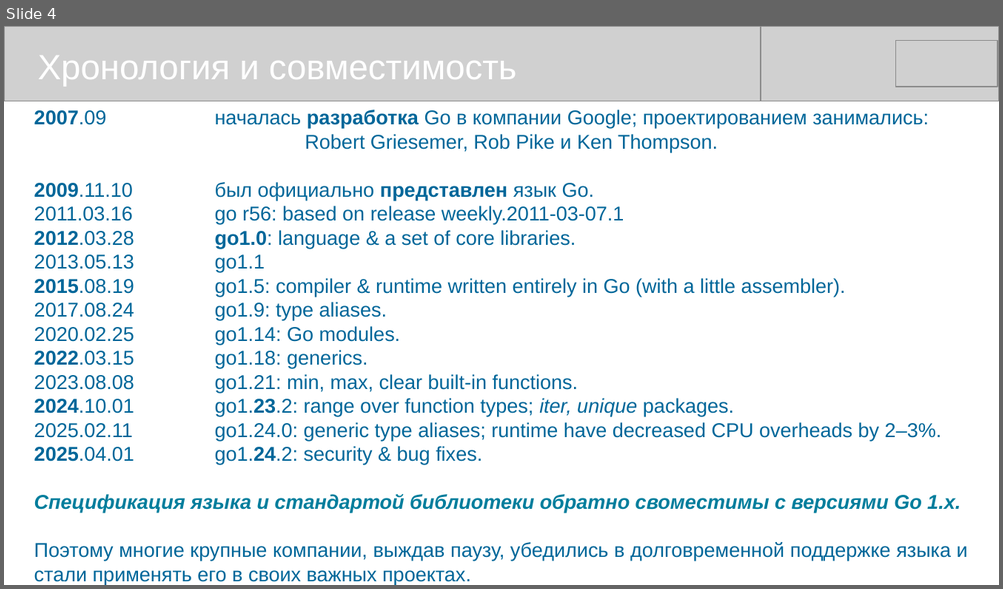
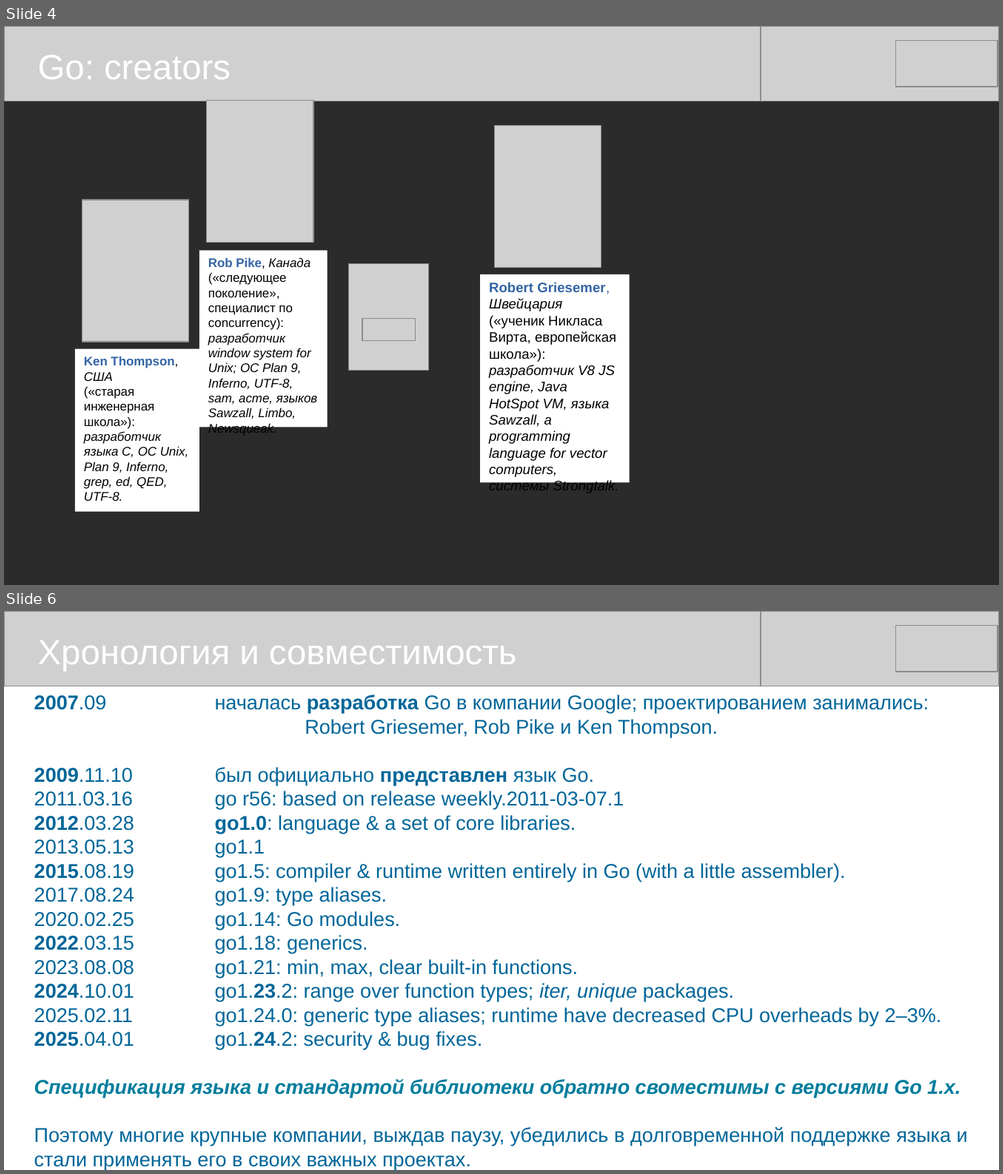
Before and after one commit to mike-shock/Go_language, a slide deck: Go_Review.odp. Shown one above the other, each under a label of ours: slide 4 before the commit, slides 4 and 6 after it; the slides between them are not shown. The pictures are 1003x589 and 1003x1174 pixels, drawn with LibreOffice and Linux fonts; fonts in the diff are those of the drawing; grey boxes stand for pictures; background and template pictures are left out; a plain dark background stands for a picture behind light text. Boxes give left, top, right and bottom in pixels: in the first picture for what was removed or moved away, otherwise in the second. Text is boxed around its words. In the diff, an @@ line names an element or a change of style, - is before the commit and + after.

```diff
--- a/Go_Review.odp
+++ b/Go_Review.odp
@@ slide 4 added at [4,26,999,585], background picture (left out) @@
@@ picture added at [4,26,760,101] @@
@@ picture added at [242,26,999,101] @@
@@ picture added at [896,41,998,87] @@
@@ text added at [38,55,230,79], 28 pt, text #FFFFFF @@
+Go: creators
@@ picture added at [206,101,313,243] @@
@@ picture added at [494,125,600,267] @@
@@ picture added at [82,200,189,342] @@
@@ rectangle added at [200,251,328,428], fill #FFFFFF, 10 pt, text #000000, italic @@
+Rob Pike, Канада
+(«следующее поколение», специалист по concurrency):
+разработчик window system for Unix; ОС Plan 9, Inferno, UTF-8, sam, acme, языков Sawzall, Limbo, Newsqueak.
@@ picture added at [349,264,429,371] @@
@@ rectangle added at [481,275,629,483], fill #FFFFFF, 11 pt, text #000000, italic @@
+Robert Griesemer, Швейцария
+(«ученик Никласа Вирта, европейская школа»):
+разработчик V8 JS engine, Java HotSpot VM, языка Sawzall, a programming language for vector computers, системы Strongtalk.
@@ picture added at [362,319,415,342] @@
@@ rectangle added at [75,349,200,512], fill #FFFFFF, 10 pt, text #000000, italic @@
+Ken Thompson, США
+(«старая инженерная школа»):
+разработчик языка C, ОС Unix, Plan 9, Inferno, grep, ed, QED, UTF-8.
@@ what was slide 4 is now slide 6 @@
```
Also in this commit, not shown: 5 slides changed, 1 other slide added, 1 other file.
